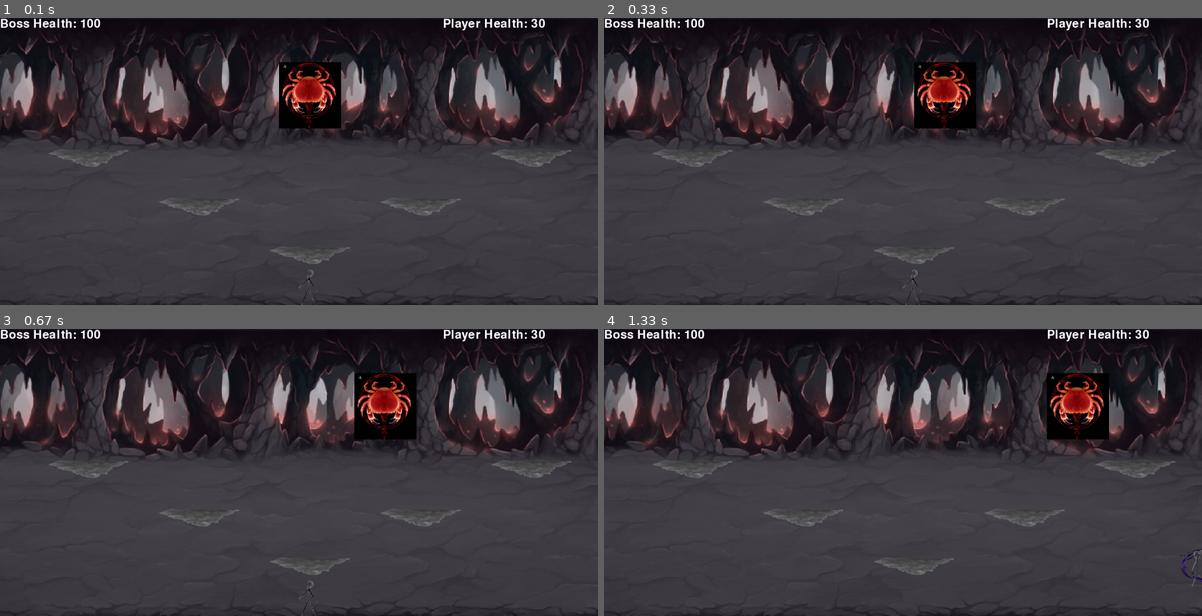
Above: before the commit, frames 1-4 (two rows, left to right).
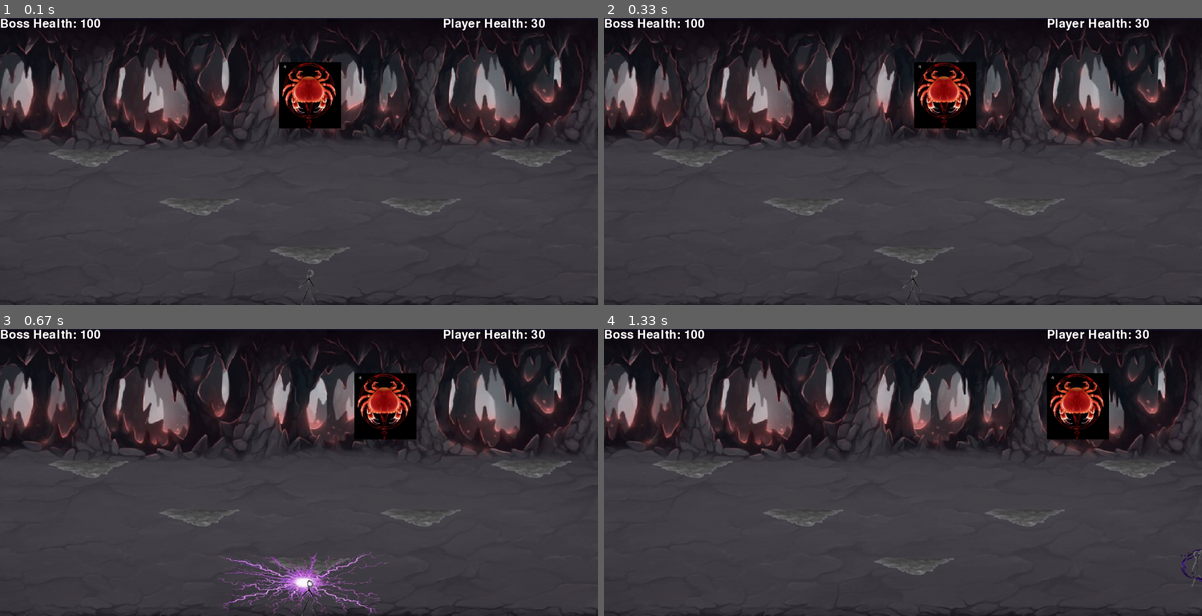
Above: after the commit, the same moments.

Repository: GiveMeMissile/Pentacrab_Pygame
Game: pygame game, started from Pentacrab.py
Two runs of this game, one before a commit and one after it. Both use one fixed random seed, a clock stepped at 60 frames per second and the inputs below.
Inputs:
- Up to frame 1 (0.1 s): no input
- Up to frame 2 (0.33 s): no input
- Up to frame 3 (0.67 s): tap E at 0.33 s
- Up to frame 4 (1.33 s): hold Right 0.67-1.13 s; hold D 0.67-1.13 s; hold Up from 1.17 s (still down); hold W from 1.17 s (still down)

Frames 1-2 are identical in both runs. In frame 3, 1.4% of the frame differs, in the area x 36-65%, y 77-100%; in frame 4, nothing differs.

Commit message:
Update Pentacrab.py
Added another player based attack. The electric pulse

Diff:
--- a/Pentacrab.py
+++ b/Pentacrab.py
@@ -34,10 +34,13 @@
 TELEPORT_COOLDOWN = pygame.transform.scale(pygame.image.load(os.path.join("Pentacrab_Assets", "Tp_cooldown.png")), (TELEPORT_WIDTH, TELEPORT_HEIGHT))
 
 AURA_DAMAGE = 15
-AURA_WIDTH = 200
-
-
-AURA_IMAGE = pygame.transform.scale(pygame.image.load(os.path.join("Pentacrab_Assets", "Lightning_aura.png")), (AURA_WIDTH, HITBOX_HEIGHT + 20))
+AURA_WIDTH = 400
+AURA_COOLDOWN = 10000
+AURA_PULSE_ON = 150
+AURA_PULSE_OFF = 200
+aura = []
+
+AURA_IMAGE = pygame.transform.scale(pygame.image.load(os.path.join("Pentacrab_Assets", "Lightning_aura.png")), (AURA_WIDTH, HITBOX_HEIGHT + 80))
 
 X = WIDTH // 2
 Y = HEIGHT - HITBOX_HEIGHT
@@ -113,6 +116,9 @@
         WINDOW.blit(BULLET_WARNING_IMAGE, (bullet_warning.x, bullet_warning.y))
     for bullet in boss_bullets:
         WINDOW.blit(BULLET_IMAGE, (bullet.x, bullet.y))
+
+    for aura_hitbox in aura:
+        WINDOW.blit(AURA_IMAGE, (aura_hitbox.x, aura_hitbox.y))
 
     if not Jump:
         if left:
@@ -293,7 +299,32 @@
             boss_bullets.remove(bullet)
 
 def player_attack_handler():
-    e = 0
+    global aura_attack, aura_create, aura_cooldown, aura_cooldown_timer, aura_pulse_on,\
+        aura_pulse_off, aura_off
+    for aura_hitbox in aura:
+        aura_hitbox.x = (HITBOX.x - AURA_WIDTH/2 - 1)
+        aura_hitbox.y = HITBOX.y - 80
+    if aura_cooldown and current_time - aura_cooldown_timer >= AURA_COOLDOWN:
+        aura_cooldown = False
+    if aura_attack:
+        if not aura_create:
+            aura_hitbox = pygame.Rect(HITBOX.x - AURA_WIDTH/2 - 10, HITBOX.y - 80, AURA_WIDTH, HITBOX_HEIGHT + 80)
+            aura_create = True
+            aura.append(aura_hitbox)
+            aura_cooldown = True
+            aura_cooldown_timer = current_time
+            aura_pulse_on = current_time
+            aura_pulse_off = current_time
+            aura_off += 1
+        if current_time - aura_pulse_on >= AURA_PULSE_ON:
+            aura.clear()
+            if aura_off > + 3:
+                aura_attack = False
+                aura_off = 1
+        if current_time - aura_pulse_off >= AURA_PULSE_OFF:
+            aura_create = False
+
+
 
 def boss_attack_handler():
     global  boss_attack, boss_attack_timer, initialized_attack, attack_end, attack_number,\
@@ -347,7 +378,10 @@
         boss_immunity_timer = current_time
         for portal_hitbox in tp_hitbox:
             if BOSS_HITBOX.colliderect(portal_hitbox):
-                boss_health -= 5
+                boss_health -= TELEPORT_DAMAGE
+        for aura_hitbox in aura:
+            if BOSS_HITBOX.colliderect(aura_hitbox):
+                boss_health -= AURA_DAMAGE
     if current_time - boss_immunity_timer >= IMMUNITY:
         boss_immunity = False
     if boss_health <= 0:
@@ -376,8 +410,13 @@
         player_health, victory, player_immunity, player_immunity_timer, boss_immunity_timer,\
         boss_immunity, boss_attack, boss_attack_timer, initialized_attack, attack_end,\
         attack_number, bullet_fired, bullet_delay_timer, bullet_total, attack_redo, bullet_redo_delay, \
-        bullet_redo_timer, aura_cooldown, aura_attack, aura_cooldown_timer
+        bullet_redo_timer, aura_cooldown, aura_attack, aura_cooldown_timer, aura_create, \
+        aura_pulse_on, aura_pulse_off, aura_off
     location_reset()
+    aura_off = 1
+    aura_pulse_on = 99999999
+    aura_pulse_off = 99999999
+    aura_create = False
     aura_cooldown_timer = 99999999
     aura_cooldown = False
     aura_attack = False
@@ -456,6 +495,7 @@
         player_movements()
         boss_attack_handler()
         boss_bullet_movement()
+        player_attack_handler()
         boss_health_manager()
         player_health_manager()
         boss_movement()
